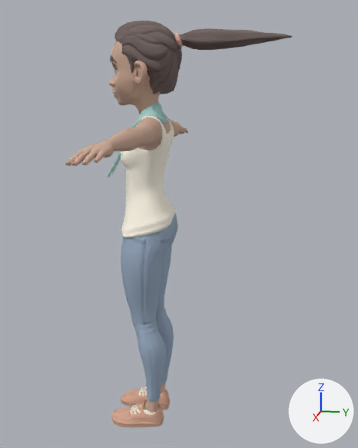
The Blender file assets/models/source/character/rain-summer-wanderer.blend as it was, and as the next commit left it.
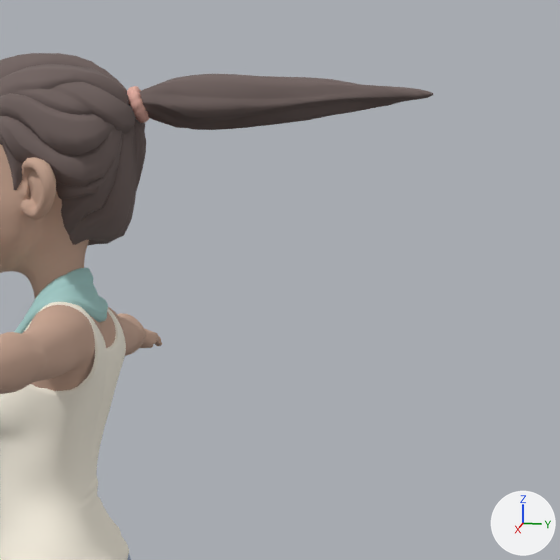
There are two pictures of each version: one whole from a camera (50 mm lens) standing at (1.902, 0.482, 1.357) and looking at (-0.002, 0.101, 0.881), one close up on the part from 35% to 95% of the width and 0% to 48% of the height. The lights are fixed; the arrows at lower right show +X, +Y and +Z. The older version's two pictures come first.

Objects in the first close-up: 'Rain_body', 'Rain_hair_main', 'Rain_hair_ponytail', 'Rain_hairband', 'Rain_head', 'Rain_scarf', 'Rain_top'.
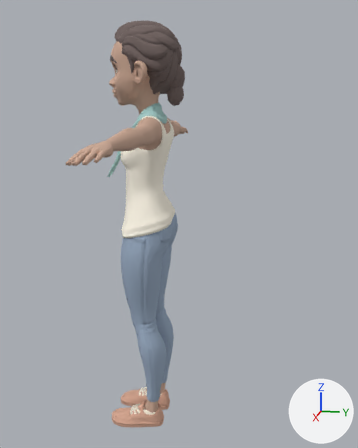
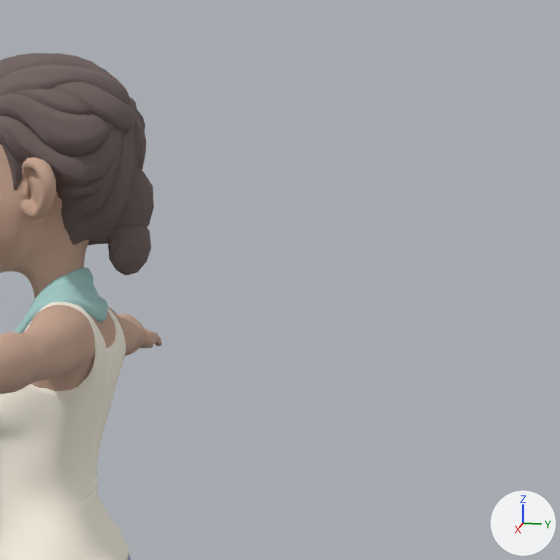
Edits to the scene script, one JSON object a line:
```json
{"op": "add", "block": "me_rain_hair_low_ponytail_mesh", "code": ["me_rain_hair_low_ponytail_mesh = bpy.data.meshes.new('Rain_hair_low_ponytail_Mesh')", "me_rain_hair_low_ponytail_mesh.from_pydata(...)  # 84 vertices, 160 faces; spans x -0.033..0.033, y -0.041..0.041, z -0.101..0.054", "me_rain_hair_low_ponytail_mesh.materials.append(mat_rain_hair)  # grey #736562"]}
{"op": "remove", "block": "ob_rain_hair_ponytail", "code": ["ob_rain_hair_ponytail = bpy.data.objects.new('Rain_hair_ponytail', me_rain_hair_ponytail_mesh)", "ob_rain_hair_ponytail.location = (0.0, 0.0, 0.0)"]}
{"op": "remove", "block": "ob_rain_hairband", "code": ["ob_rain_hairband = bpy.data.objects.new('Rain_hairband', me_rain_hairband_mesh)", "ob_rain_hairband.location = (0.0, 0.0, 0.0)"]}
{"op": "add", "block": "ob_rain_hair_low_ponytail", "code": ["ob_rain_hair_low_ponytail = bpy.data.objects.new('Rain_hair_low_ponytail', me_rain_hair_low_ponytail_mesh)", "ob_rain_hair_low_ponytail.location = (0.0, 0.084, 1.443)"]}
```

Changed parts and their boxes (x1, y1, x2, y2) in the close-ups (560 x 560 px):
```json
{"object": "Rain_hair_ponytail", "change": "deleted", "before": [129, 74, 433, 130]}
{"object": "Rain_hair_low_ponytail", "change": "added", "after": [108, 167, 154, 276]}
{"object": "Rain_hairband", "change": "deleted", "before": [127, 86, 149, 123], "on screen": "beige"}
```
